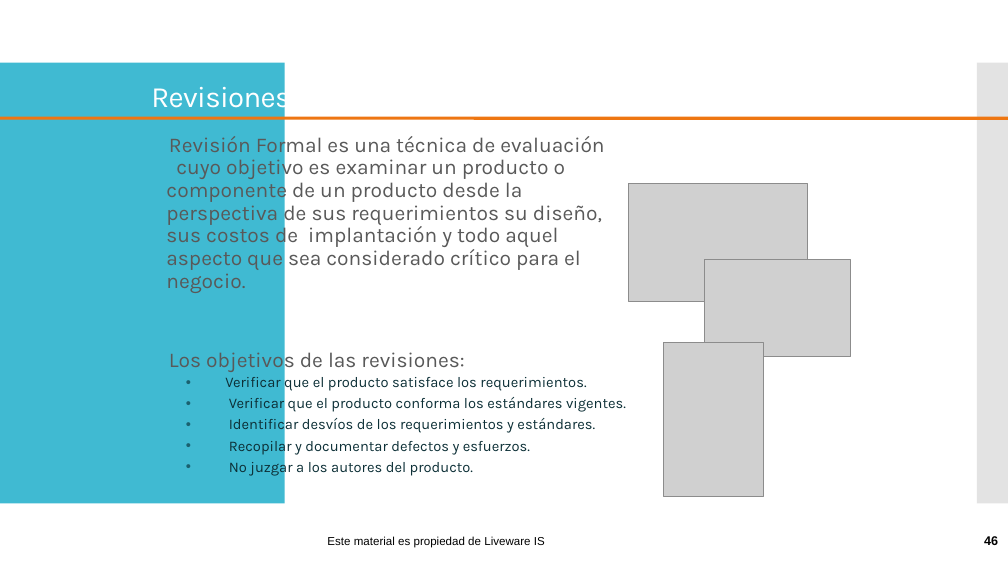
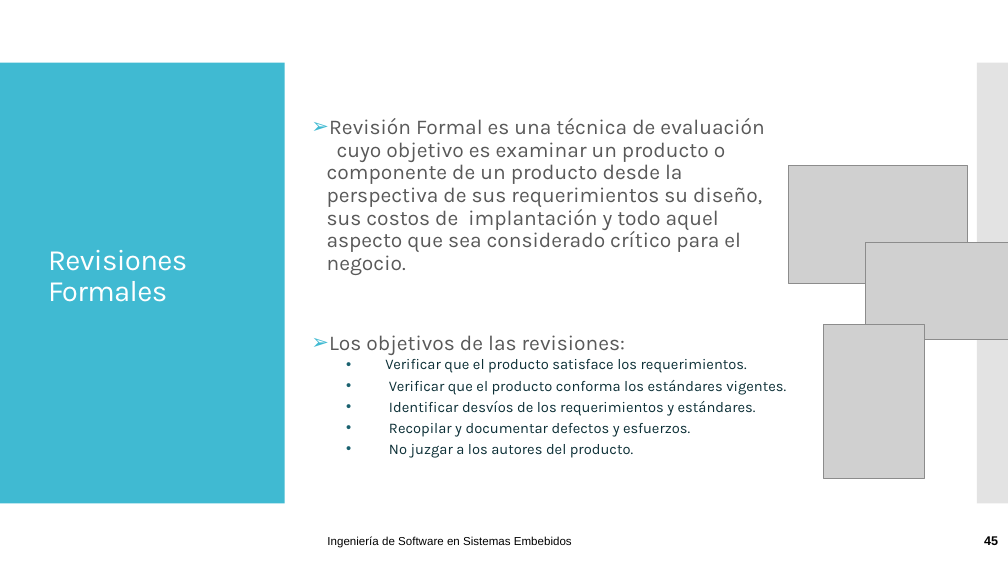
Before and after one commit to vvalotto/IS-en-Sistemas-Embebidos, a slide deck: slide 45 of 07 - IS - Calidad .pptx (slide 46 before the commit). Drawn at 1008x567 pixels with LibreOffice and Linux fonts; fonts in the diff are those of the drawing; grey boxes stand for pictures; background and template pictures are left out. Boxes give left, top, right and bottom in pixels: in the first picture for what was removed or moved away, otherwise in the second. Text is boxed around its words. In the diff, an @@ line names an element or a change of style, - is before the commit and + after.

```diff
--- a/07 - IS - Calidad .pptx
+++ b/07 - IS - Calidad .pptx
@@ line removed from (0, 118) to (1008, 118) @@
@@ picture moved from (x1=628, y1=183, x2=808, y2=301) to (x1=789, y1=166, x2=968, y2=284) @@
@@ title "Revisiones Formales" rewrapped from (x1=151, y1=80, x2=290, y2=114) to (x1=48, y1=250, x2=187, y2=302) @@
@@ 2 pictures, 1 text moved together from (x1=166, y1=132, x2=851, y2=496) to (x1=327, y1=118, x2=1008, y2=479) @@
@@ text at (x1=327, y1=536, x2=572, y2=548): text changed @@
-Este material es propiedad de Liveware IS
+Ingeniería de Software en Sistemas Embebidos
```
Also in this commit, not shown: 48 other slides changed, 1 slide added, 2 slides removed, 4 other files.
